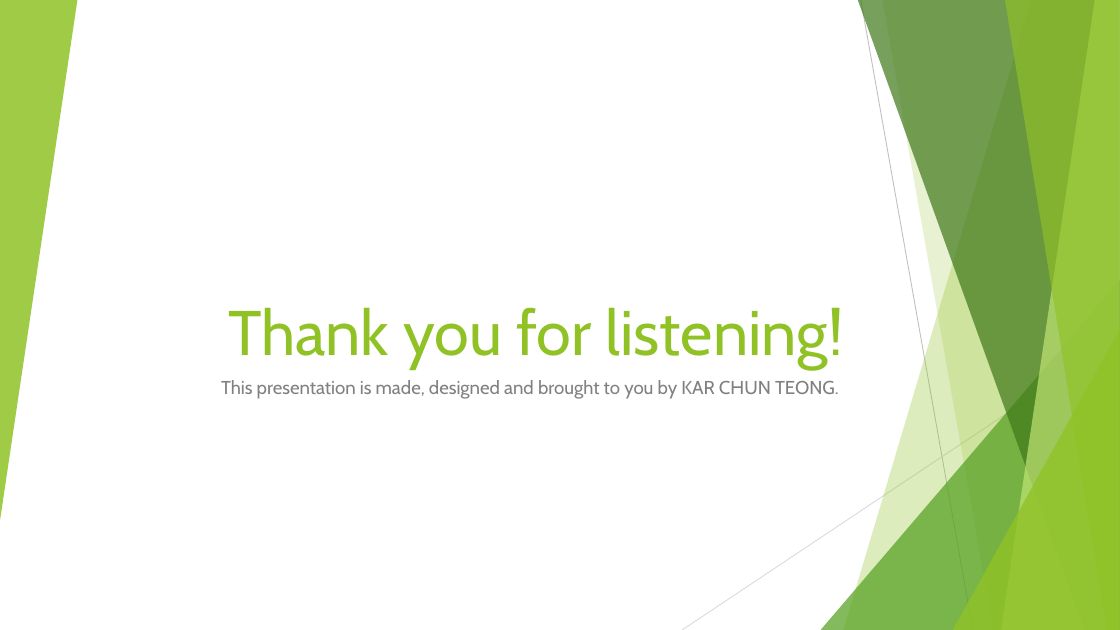
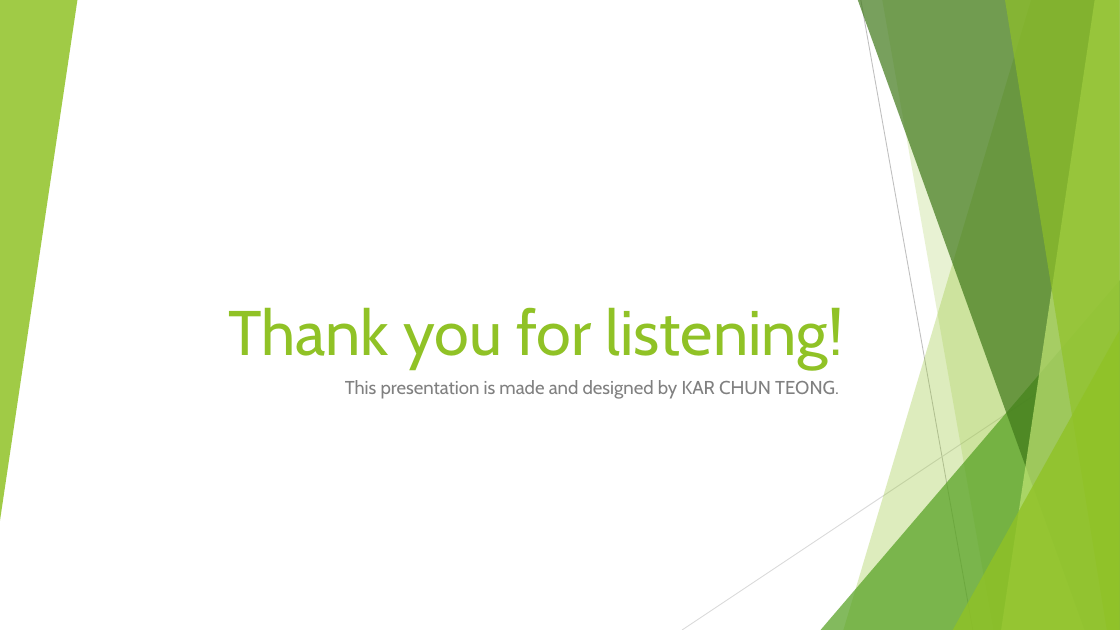
Before and after one commit to VongolaTeong/Multi-label-Classification-on-YouTube-8M, a slide deck: slide 26 of 518030990014.pptx (slide 20 before the commit). Drawn at 1120x630 pixels with LibreOffice and Linux fonts; fonts in the diff are those of the drawing. Boxes give left, top, right and bottom in pixels: in the first picture for what was removed or moved away, otherwise in the second. Text is boxed around its words. In the diff, an @@ line names an element or a change of style, - is before the commit and + after.

```diff
--- a/518030990014.pptx
+++ b/518030990014.pptx
@@ subtitle at (x1=345, y1=380, x2=839, y2=399): text changed @@
-This presentation is made, designed and brought to you by KAR CHUN TEONG.
+This presentation is made and designed by KAR CHUN TEONG.
```
Also in this commit, not shown: 3 other slides changed, 6 slides added, 5 other files.
